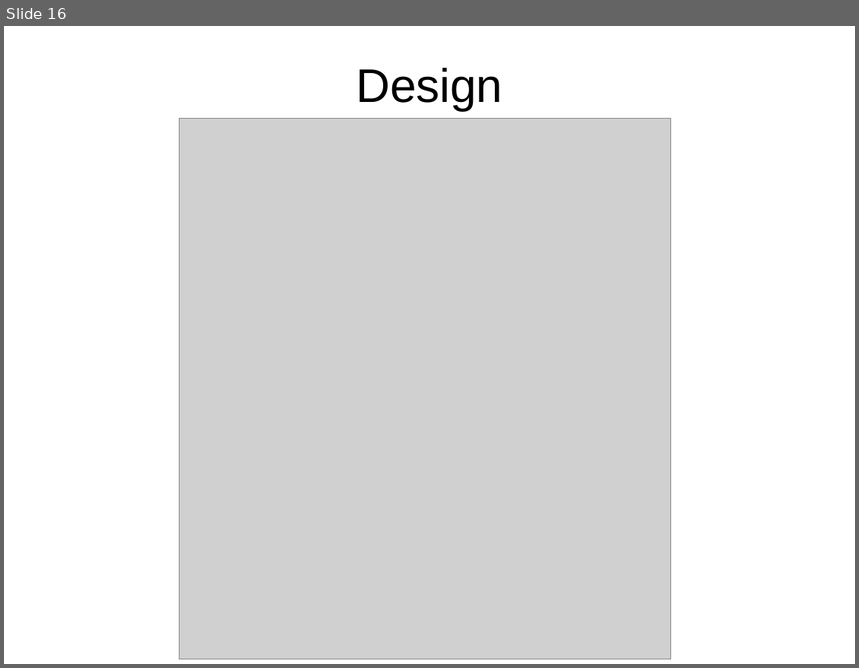
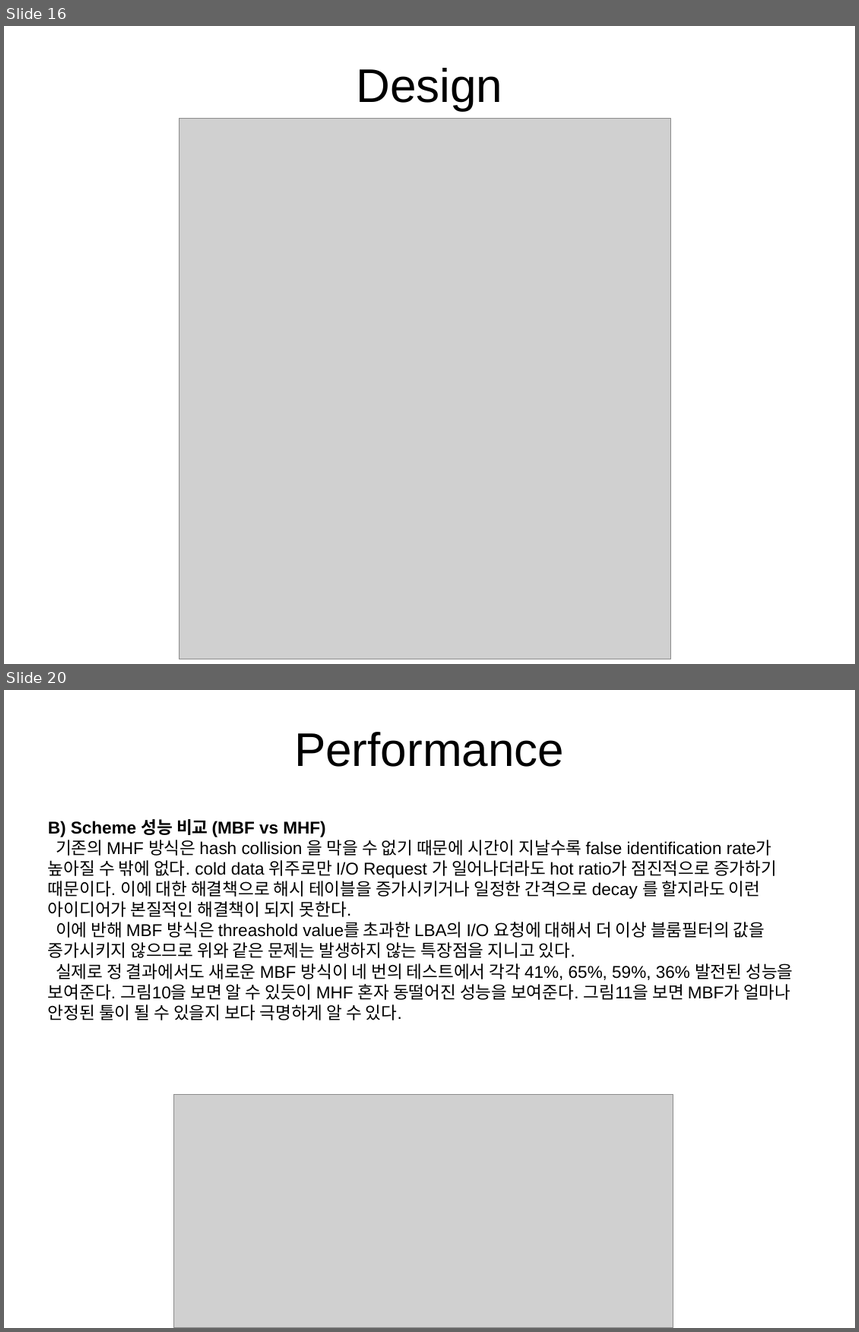
Before and after one commit to OptimistLabyrinth/ubuntu16.04, a slide deck: DPARK_office/Non-Volatile_Momory/hot_data_identification_PaperReview.pptx. Shown one above the other, each under a label of ours: slide 16 before the commit, slides 16 and 20 after it; the slides between them are not shown. The pictures are 859x668 and 859x1332 pixels, drawn with LibreOffice and Linux fonts; fonts in the diff are those of the drawing; grey boxes stand for pictures. Boxes give left, top, right and bottom in pixels: in the first picture for what was removed or moved away, otherwise in the second. Text is boxed around its words. In the diff, an @@ line names an element or a change of style, - is before the commit and + after.

```diff
--- a/DPARK_office/Non-Volatile_Momory/hot_data_identification_PaperReview.pptx
+++ b/DPARK_office/Non-Volatile_Momory/hot_data_identification_PaperReview.pptx
@@ slide 20 added at bbox=[4, 690, 855, 1328], background #FFFFFF @@
@@ text added at bbox=[294, 732, 564, 767], 44 pt, text #000000 @@
+Performance
@@ text added at bbox=[48, 819, 793, 1021], 16 pt, text #000000 @@
+B) Scheme 성능 비교 (MBF vs MHF)
+기존의 MHF 방식은 hash collision 을 막을 수 없기 때문에 시간이 지날수록 false identification rate가 높아질 수 밖에 없다. cold data 위주로만 I/O Request 가 일어나더라도 hot ratio가 점진적으로 증가하기 때문이다. 이에 대한 해결책으로 해시 테이블을 증가시키거나 일정한 간격으로 decay 를 할지라도 이런 아이디어가 본질적인 해결책이 되지 못한다.
+이에 반해 MBF 방식은 threashold value를 초과한 LBA의 I/O 요청에 대해서 더 이상 블룸필터의 값을 증가시키지 않으므로 위와 같은 문제는 발생하지 않는 특장점을 지니고 있다.
+실제로 정 결과에서도 새로운 MBF 방식이 네 번의 테스트에서 각각 41%, 65%, 59%, 36% 발전된 성능을 보여준다. 그림10을 보면 알 수 있듯이 MHF 혼자 동떨어진 성능을 보여준다. 그림11을 보면 MBF가 얼마나 안정된 툴이 될 수 있을지 보다 극명하게 알 수 있다.
@@ picture added at bbox=[174, 1095, 674, 1328] @@
```
Also in this commit, not shown: 7 slides changed, 6 other slides added, 4 slides removed, 8 other files.
